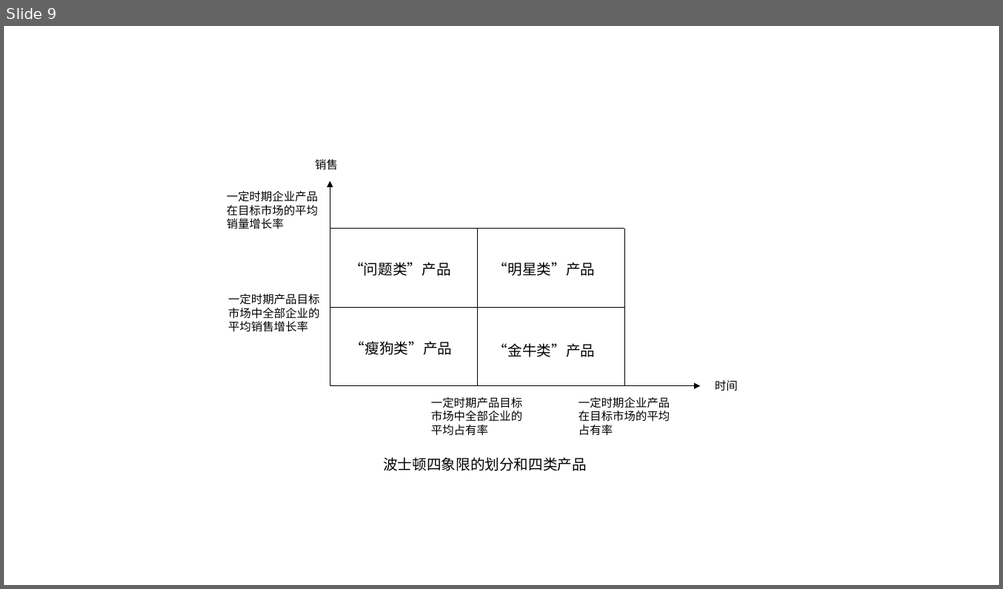
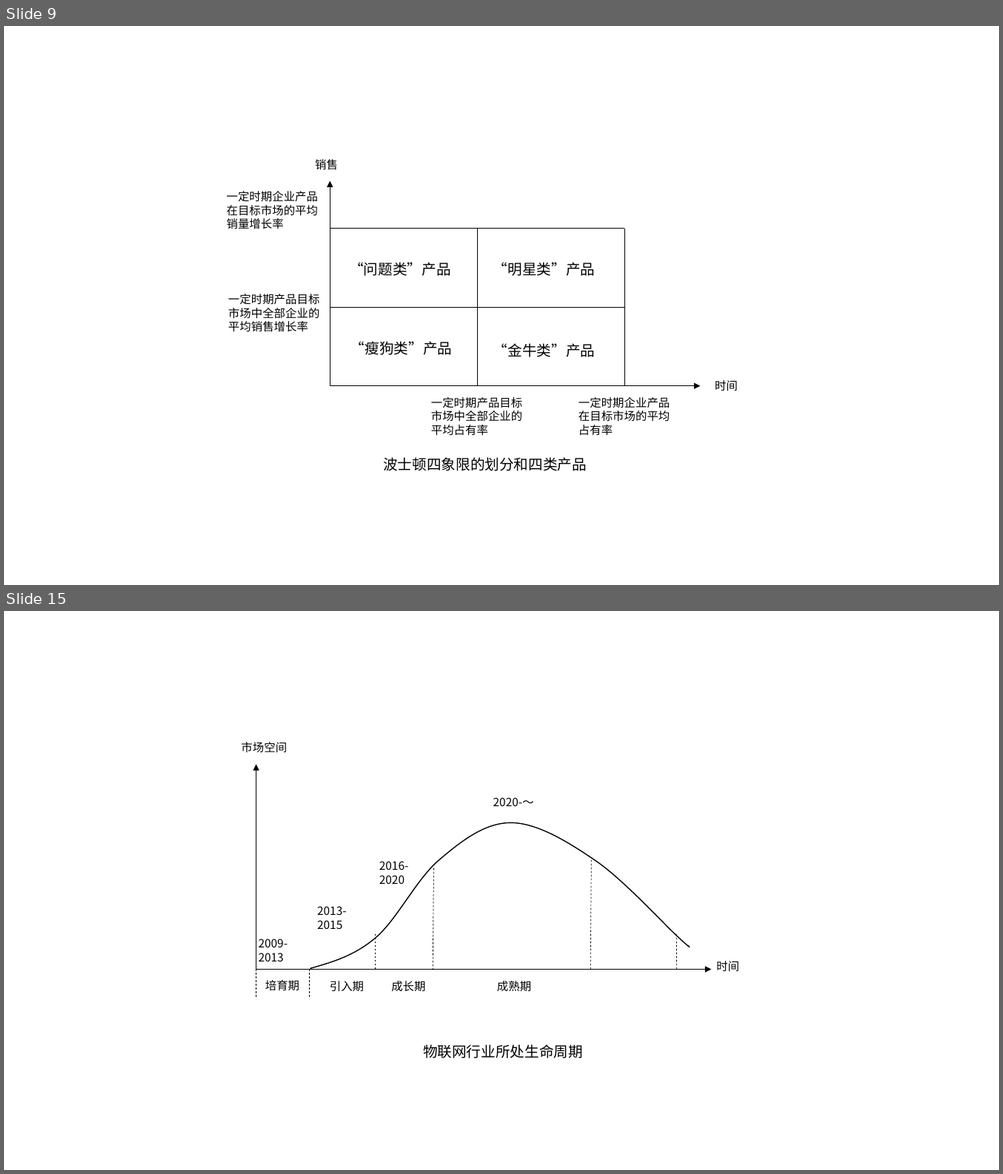
Before and after one commit to MarioYoung/lunwen, a slide deck: 图例集合.pptx. Shown one above the other, each under a label of ours: slide 9 before the commit, slides 9 and 15 after it; the slides between them are not shown. The pictures are 1003x589 and 1003x1174 pixels, drawn with LibreOffice and Linux fonts; fonts in the diff are those of the drawing. Boxes give left, top, right and bottom in pixels: in the first picture for what was removed or moved away, otherwise in the second. Text is boxed around its words. In the diff, an @@ line names an element or a change of style, - is before the commit and + after.

```diff
--- a/图例集合.pptx
+++ b/图例集合.pptx
@@ slide 15 added at (x1=4, y1=611, x2=999, y2=1170), background #FFFFFF @@
@@ text added at (x1=241, y1=742, x2=287, y2=753), 11 pt, text #000000 @@
+市场空间
@@ arrow added from (256, 970) to (256, 765), #000000 0.5 pt @@
@@ text added at (x1=493, y1=797, x2=534, y2=806), 11 pt, text #000000 @@
+2020-～
@@ freeform shape added at (x1=310, y1=823, x2=689, y2=968), outline #000000 1 pt @@
@@ text added at (x1=379, y1=861, x2=409, y2=884), 11 pt, text #000000 @@
+2016-2020
@@ line added from (433, 971) to (434, 867), #000000 0.5 pt dashed @@
@@ line added from (590, 970) to (591, 858), #000000 0.5 pt dashed @@
@@ text added at (x1=317, y1=906, x2=347, y2=929), 11 pt, text #000000 @@
+2013-2015
@@ text added at (x1=259, y1=939, x2=288, y2=962), 11 pt, text #000000 @@
+2009-2013
@@ line added from (375, 970) to (375, 934), #000000 0.5 pt dashed @@
@@ line added from (676, 970) to (676, 934), #000000 0.5 pt dashed @@
@@ text added at (x1=716, y1=961, x2=739, y2=972), 11 pt, text #000000 @@
+时间
@@ arrow added from (256, 970) to (711, 970), #000000 0.5 pt @@
@@ line added from (256, 997) to (256, 970), #000000 0.5 pt dashed @@
@@ text added at (x1=265, y1=980, x2=299, y2=991), 11 pt, text #000000 @@
+培育期
@@ line added from (309, 997) to (309, 970), #000000 0.5 pt dashed @@
@@ text added at (x1=330, y1=981, x2=364, y2=992), 11 pt, text #000000 @@
+引入期
@@ text added at (x1=391, y1=981, x2=425, y2=991), 11 pt, text #000000 @@
+成长期
@@ text added at (x1=497, y1=981, x2=531, y2=991), 11 pt, text #000000 @@
+成熟期
@@ text added at (x1=423, y1=1045, x2=583, y2=1059), 14 pt, text #000000 @@
+物联网行业所处生命周期
```
Also in this commit, not shown: 12 other slides added, 2 other files.
